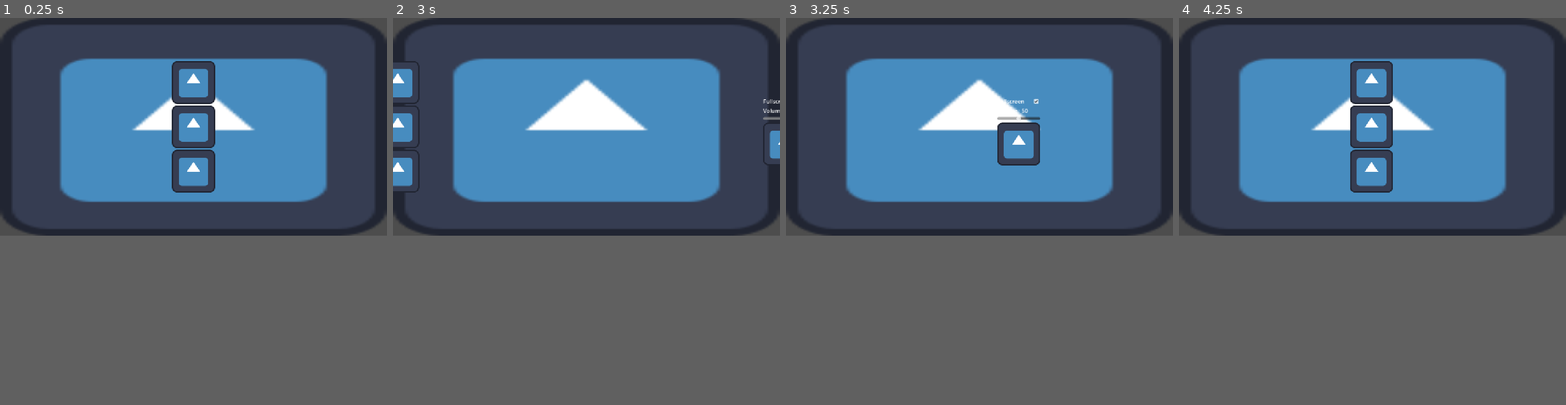
Above: before the commit, frames 1-4 (left to right).
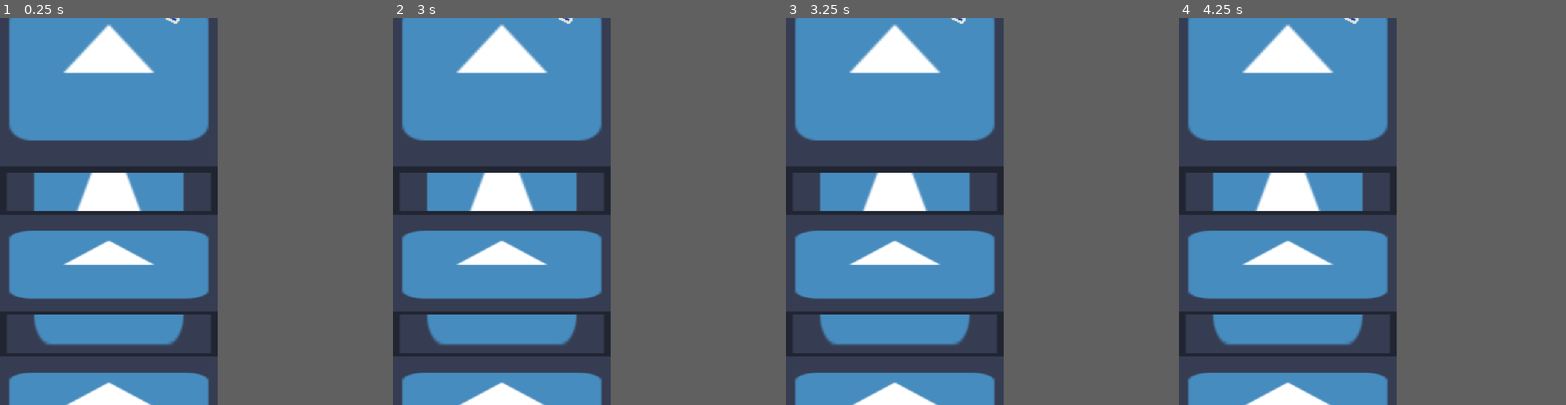
Above: after the commit, the same moments.

Repository: Alexandre-Roncin/Game-Jam-2026
Game: Godot game, scene res://Menu.tscn
Same seed, same stepped clock (60 frames per second), same inputs: the game is played once before the commit and once after it. The engine's default icon, where the game draws it, is replaced by a stand-in: a white triangle on a blue panel in a dark square.
Inputs (mouse positions are in pixels of both pictures, inside the frame that each line leads up to; where the layout moved, square brackets give the same spot in the first picture):
- Up to frame 1 (0.25 s): no input
- Up to frame 2 (3 s): click (586, 157) [586, 126] at 0.5 s; click (586, 157) [586, 126] at 1.25 s; click (586, 157) [586, 126] at 2 s; click (586, 172) at 2.77 s
- Up to frame 3 (3.25 s): no input
- Up to frame 4 (4.25 s): click (1372, 145) at 3.52 s
In our replay, the window is 800x450 before the commit and 450x800 after it. These sizes can differ from the game's own. Grey fills any space a smaller window leaves; there, only what the larger window draws over its background counts as a difference.

The runs differ from the first frame. In frame 1, 44% of the frame differs, in the area x 0-100%, y 0-100%; in frame 2, 45%; in frame 3, 44%; in frame 4, 44%.

Commit message:
Fixed sizes

Diff:
--- a/Menu.tscn
+++ b/Menu.tscn
@@ -2,6 +2,7 @@
 
 [ext_resource type="Script" uid="uid://4ummxyy6wsjy" path="res://menu.gd" id="1_uubjt"]
 [ext_resource type="Texture2D" uid="uid://bs5ptslwcyfsi" path="res://icon.svg" id="2_5yleq"]
+[ext_resource type="Texture2D" uid="uid://ddj7dxcffkx5x" path="res://Evil lemon.png" id="3_ylpcl"]
 
 [node name="MainMenu" type="Control" unique_id=859307019]
 clip_contents = true
@@ -57,20 +58,46 @@
 layout_mode = 2
 size_flags_horizontal = 4
 size_flags_vertical = 4
+theme_override_constants/separation = 96
 
 [node name="Title" type="TextureRect" parent="UI/Main/MarginContainer/VBoxContainer" unique_id=1855505717]
+custom_minimum_size = Vector2(718, 512)
 layout_mode = 2
+size_flags_horizontal = 4
+offset_transform_position = Vector2(0, -350)
+offset_transform_scale = Vector2(5.5, 3.5)
 texture = ExtResource("2_5yleq")
 
 [node name="PlayButton" type="TextureButton" parent="UI/Main/MarginContainer/VBoxContainer" unique_id=1761450991]
+custom_minimum_size = Vector2(1000, 1000)
+custom_maximum_size = Vector2(718, 256)
 layout_mode = 2
+size_flags_horizontal = 4
+size_flags_vertical = 4
 texture_normal = ExtResource("2_5yleq")
+ignore_texture_size = true
+stretch_mode = 0
 
 [node name="SettingsButton" type="TextureButton" parent="UI/Main/MarginContainer/VBoxContainer" unique_id=1743999185]
+custom_minimum_size = Vector2(1000, 1000)
+custom_maximum_size = Vector2(718, 256)
 layout_mode = 2
+size_flags_horizontal = 4
 texture_normal = ExtResource("2_5yleq")
+ignore_texture_size = true
+stretch_mode = 0
+
+[node name="EvilLemon" type="TextureRect" parent="UI/Main/MarginContainer" unique_id=720369545]
+layout_mode = 2
+size_flags_horizontal = 8
+size_flags_vertical = 0
+offset_transform_enabled = true
+offset_transform_position = Vector2(-32, 32)
+offset_transform_scale = Vector2(1.5, 1.5)
+texture = ExtResource("3_ylpcl")
 
 [node name="Settings" type="Control" parent="UI" unique_id=1534896416]
+visible = false
 layout_mode = 1
 anchors_preset = 15
 anchor_right = 1.0
@@ -90,13 +117,25 @@
 theme_override_constants/margin_right = 48
 theme_override_constants/margin_bottom = 48
 
+[node name="BackButton" type="TextureButton" parent="UI/Settings/MarginContainer" unique_id=1608482067]
+custom_minimum_size = Vector2(1000, 1000)
+custom_maximum_size = Vector2(256, 256)
+layout_mode = 2
+size_flags_horizontal = 0
+size_flags_vertical = 0
+texture_normal = ExtResource("2_5yleq")
+ignore_texture_size = true
+stretch_mode = 0
+
 [node name="VBoxContainer" type="VBoxContainer" parent="UI/Settings/MarginContainer" unique_id=346888659]
 layout_mode = 2
-size_flags_horizontal = 4
 size_flags_vertical = 4
+theme_override_constants/separation = 96
 
 [node name="SettingsLabel" type="Label" parent="UI/Settings/MarginContainer/VBoxContainer" unique_id=259321259]
 layout_mode = 2
+theme_override_font_sizes/font_size = 64
+text = "Settings"
 
 [node name="FullscreenContainer" type="HBoxContainer" parent="UI/Settings/MarginContainer/VBoxContainer" unique_id=281354536]
 layout_mode = 2
@@ -105,28 +144,37 @@
 layout_mode = 2
 size_flags_horizontal = 3
 size_flags_vertical = 1
+theme_override_font_sizes/font_size = 64
 text = "Fullscreen"
 
 [node name="FullscreenCheckBox" type="CheckBox" parent="UI/Settings/MarginContainer/VBoxContainer/FullscreenContainer" unique_id=837571707]
+custom_minimum_size = Vector2(256, 256)
 layout_mode = 2
 button_pressed = true
+expand_icon = true
 
 [node name="VolumeContainer" type="VBoxContainer" parent="UI/Settings/MarginContainer/VBoxContainer" unique_id=501944232]
 layout_mode = 2
 
 [node name="VolumeLabel" type="Label" parent="UI/Settings/MarginContainer/VBoxContainer/VolumeContainer" unique_id=1502987225]
 layout_mode = 2
+theme_override_font_sizes/font_size = 64
 text = "volume : 100"
 
 [node name="VolumeSlider" type="HSlider" parent="UI/Settings/MarginContainer/VBoxContainer/VolumeContainer" unique_id=190444615]
 layout_mode = 2
 size_flags_vertical = 3
 
-[node name="BackButton" type="TextureButton" parent="UI/Settings/MarginContainer/VBoxContainer" unique_id=1608482067]
+[node name="EvilLemon" type="TextureRect" parent="UI/Settings/MarginContainer" unique_id=1258595601]
 layout_mode = 2
-texture_normal = ExtResource("2_5yleq")
+size_flags_horizontal = 8
+size_flags_vertical = 0
+offset_transform_enabled = true
+offset_transform_position = Vector2(-32, 32)
+offset_transform_scale = Vector2(1.5, 1.5)
+texture = ExtResource("3_ylpcl")
 
 [connection signal="pressed" from="UI/Main/MarginContainer/VBoxContainer/SettingsButton" to="." method="_on_settings_button_pressed"]
+[connection signal="pressed" from="UI/Settings/MarginContainer/BackButton" to="." method="_on_back_button_pressed"]
 [connection signal="toggled" from="UI/Settings/MarginContainer/VBoxContainer/FullscreenContainer/FullscreenCheckBox" to="." method="_on_fullscreen_check_box_toggled"]
 [connection signal="value_changed" from="UI/Settings/MarginContainer/VBoxContainer/VolumeContainer/VolumeSlider" to="." method="_on_volume_slider_value_changed"]
-[connection signal="pressed" from="UI/Settings/MarginContainer/VBoxContainer/BackButton" to="." method="_on_back_button_pressed"]
--- a/project.godot
+++ b/project.godot
@@ -17,6 +17,8 @@
 
 [display]
 
+window/size/viewport_width=540
+window/size/viewport_height=960
 window/stretch/mode="canvas_items"
 window/stretch/aspect="expand"
 
Binary file added: Evil lemon.png
Not shown, added: Evil lemon.png.import
